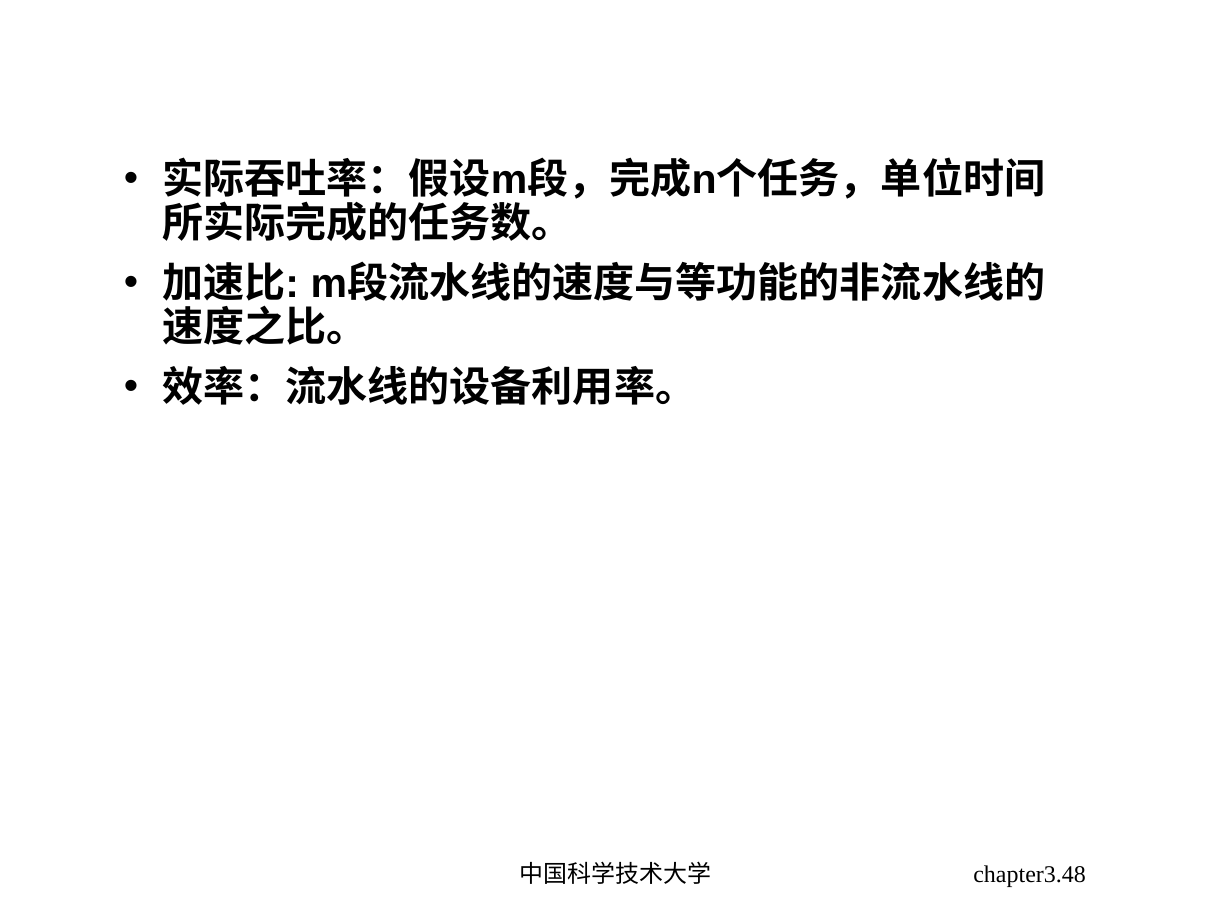
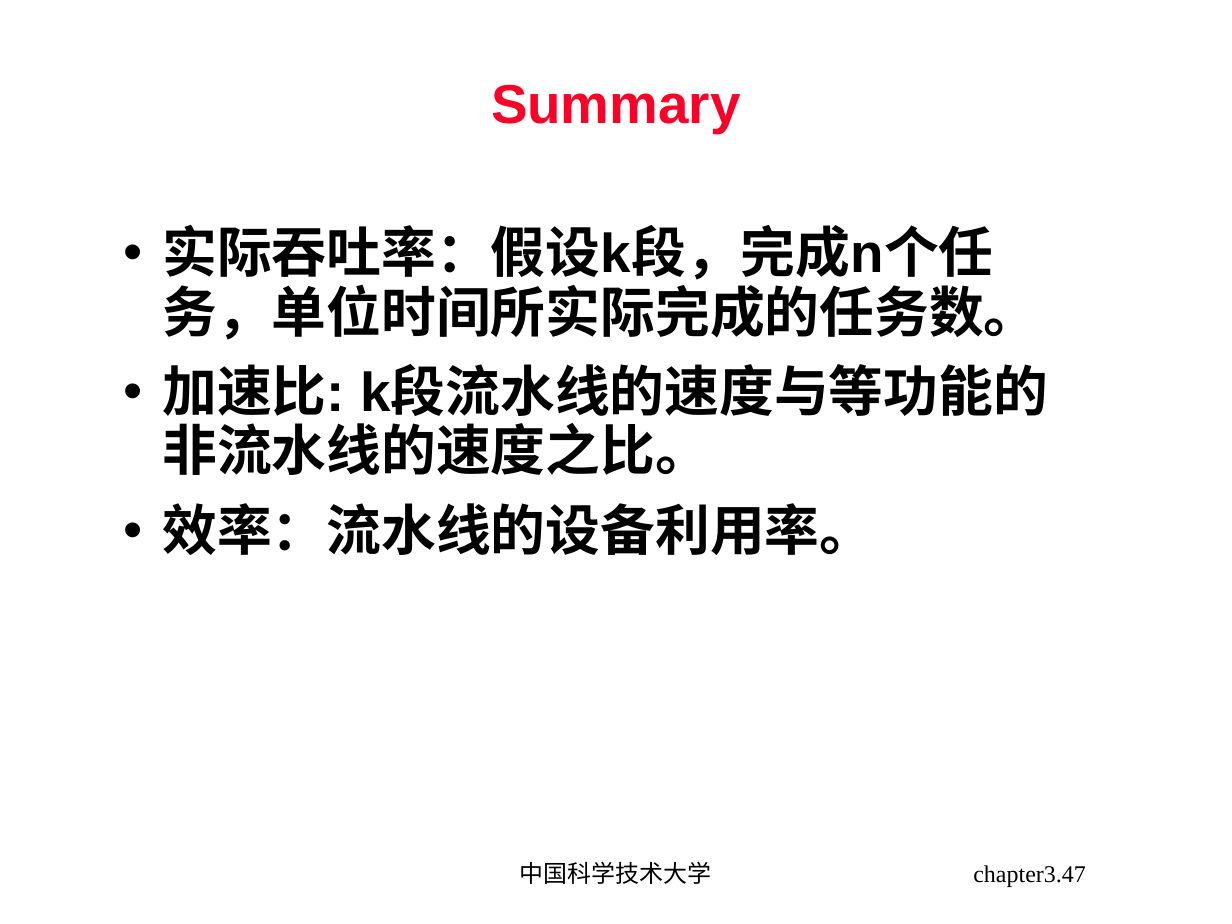
Before and after one commit to blindFS/ca2015, a slide deck: slide 47 of handouts/chapter03.ppt (slide 48 before the commit). Drawn at 1232x924 pixels with LibreOffice and Linux fonts; fonts in the diff are those of the drawing. Boxes give left, top, right and bottom in pixels: in the first picture for what was removed or moved away, otherwise in the second. Text is boxed around its words. In the diff, an @@ line names an element or a change of style, - is before the commit and + after.

```diff
--- a/handouts/chapter03.ppt
+++ b/handouts/chapter03.ppt
@@ title added at (491,84,740,133), 32 pt, text #FC0128, bold @@
+Summary
@@ text "实际吞吐率：假设k段，完成n个任务，单位时间所实际完成的任务数。": place and size @@
-text "实际吞吐率：假设k段，完成n个任务，单位时间所实际完成的任务数。" at (162,157,1045,405)
+text "实际吞吐率：假设k段，完成n个任务，单位时间所实际完成的任务数。" at (162,225,1038,555)
@@ text at (162,225,1038,475): text changed; size 24 to 32 pt @@
-• 实际吞吐率：假设m段，完成n个任务，单位时间所实际完成的任务数。
-• 加速比: m段流水线的速度与等功能的非流水线的速度之比。
+• 实际吞吐率：假设k段，完成n个任务，单位时间所实际完成的任务数。
+• 加速比: k段流水线的速度与等功能的非流水线的速度之比。
@@ text at (162,503,874,555): size 24 to 32 pt in "效率：流水线的设备利用率。"; more space between paragraphs @@
@@ page number at (973,865,1085,887): text changed @@
-chapter3.48
+chapter3.47
```
Also in this commit, not shown: 56 other slides changed, 8 slides added, 4 slides removed.
